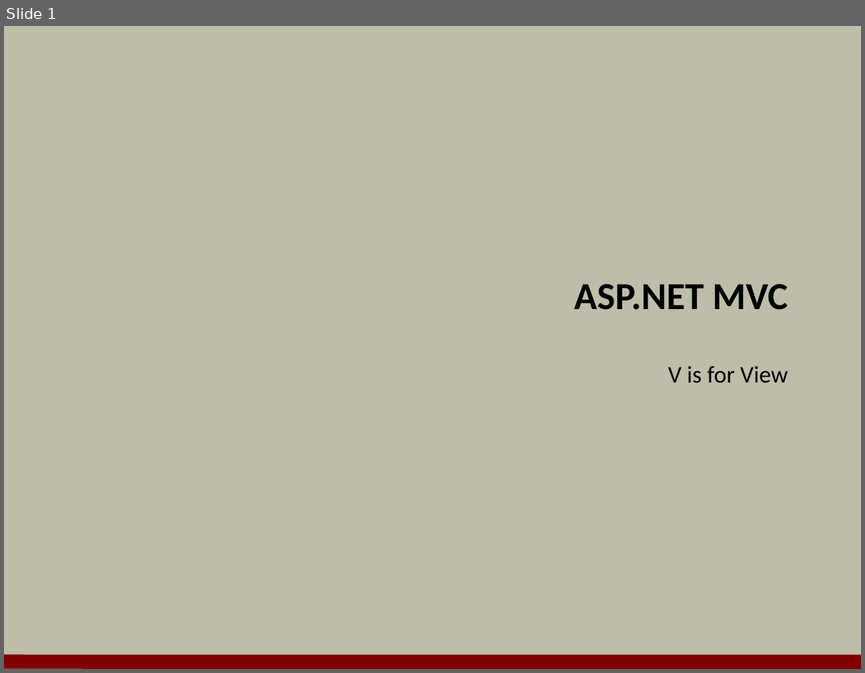
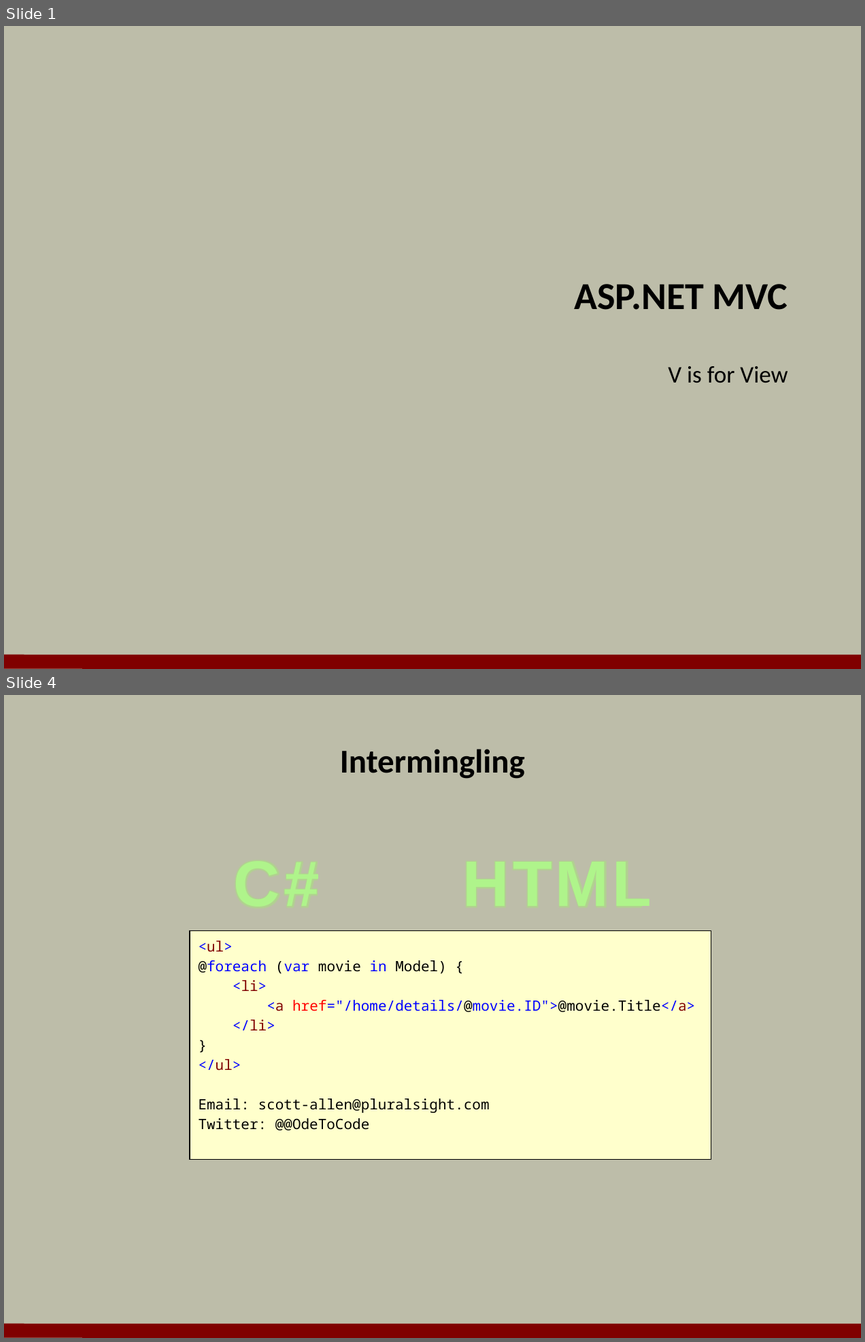
Before and after one commit to OdeToCode/classes, a slide deck: aspnet5/slides/05_ModelsViews.pptx. Shown one above the other, each under a label of ours: slide 1 before the commit, slides 1 and 4 after it; the slides between them are not shown. The pictures are 865x673 and 865x1342 pixels, drawn with LibreOffice and Linux fonts; fonts in the diff are those of the drawing; background and template pictures are left out. Boxes give left, top, right and bottom in pixels: in the first picture for what was removed or moved away, otherwise in the second. Text is boxed around its words. In the diff, an @@ line names an element or a change of style, - is before the commit and + after.

Commit message:
modelsviews

```diff
--- a/aspnet5/slides/05_ModelsViews.pptx
+++ b/aspnet5/slides/05_ModelsViews.pptx
@@ slide 4 added at box(4, 695, 861, 1338), background #BDBDA9; not listed: 1 template element that a slide beside it also shows @@
@@ title added at box(340, 749, 525, 779), 28 pt, text #000000, bold @@
+Intermingling
@@ text added at box(224, 838, 330, 925), 54 pt, text gradient #B0F58B to #76A958, bold @@
+C#
@@ text added at box(451, 838, 663, 925), 54 pt, text gradient #B0F58B to #76A958, bold @@
+HTML
@@ rectangle added at box(190, 930, 711, 1159), fill #FFFFCC, outline #000000 0.75 pt, 12 pt, text #000000 @@
+<ul>
+@foreach (var movie in Model) {
+<li>
+<a href="/home/details/@movie.ID">@movie.Title</a>
+</li>
+}
+</ul>
+Email: scott-allen@pluralsight.com
+Twitter: @@OdeToCode
```
Also in this commit, not shown: 19 other slides added.
